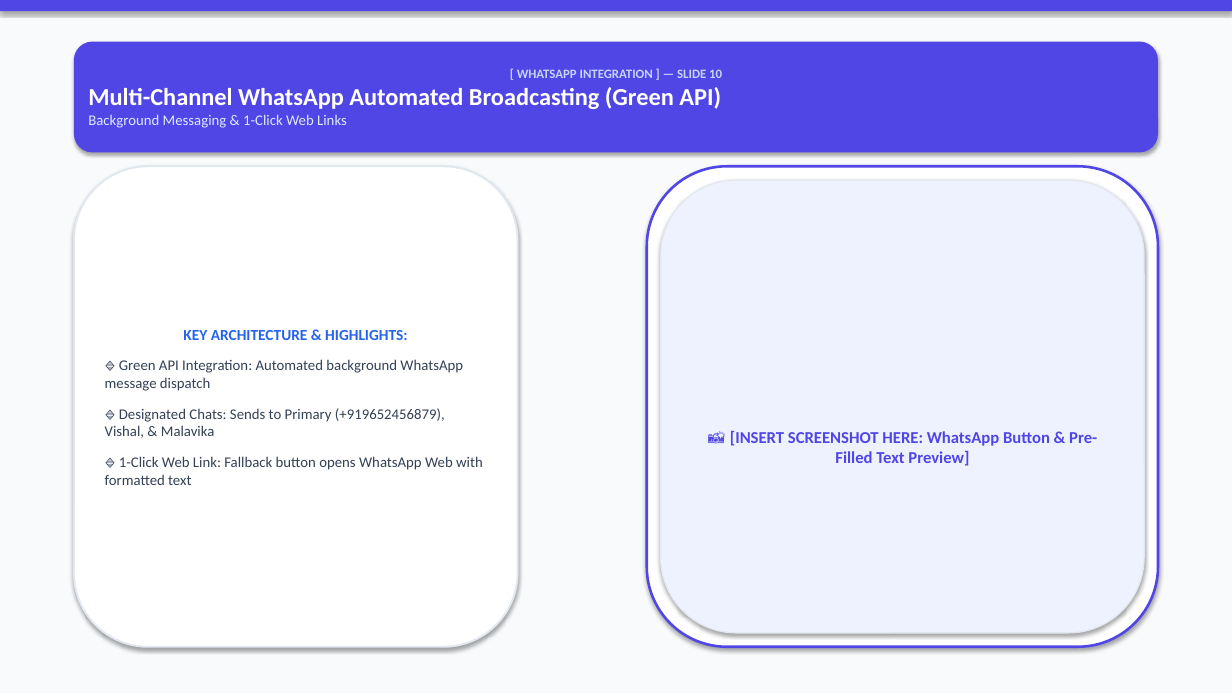
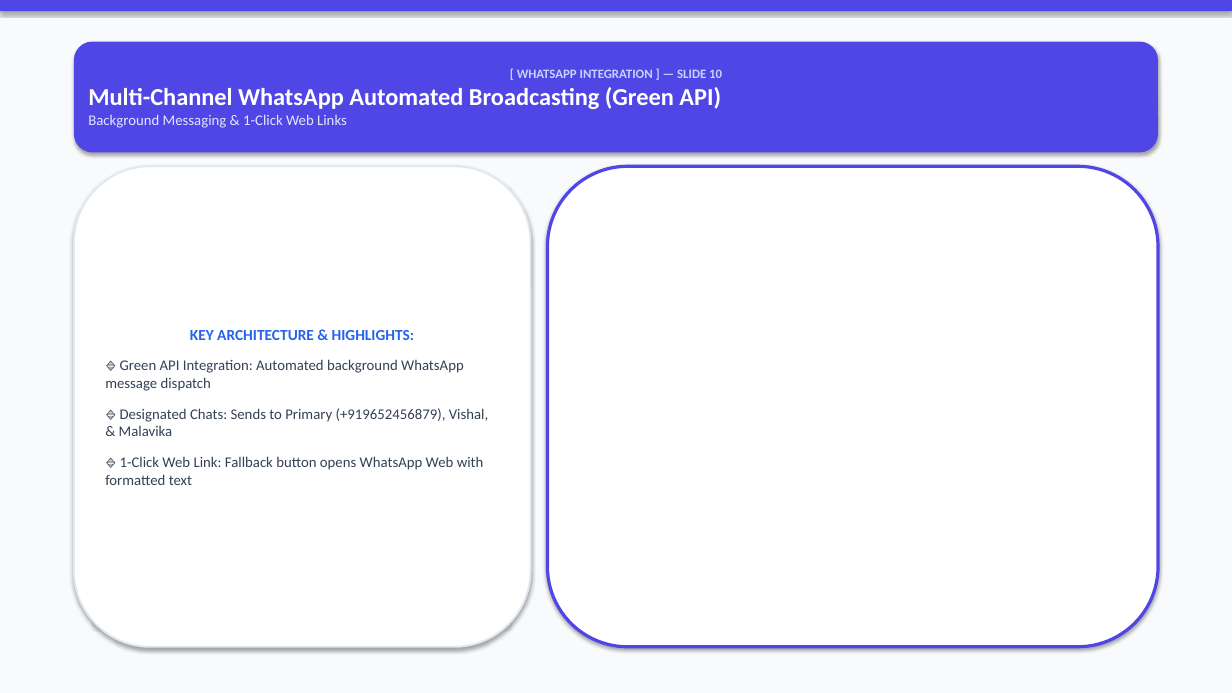
Before and after one commit to VishalMishraCSE/meeting-room-booking-system, a slide deck: slide 10 of document/PRESENTATION_DECK_SLIDES.pptx. Drawn at 1232x693 pixels with LibreOffice and Linux fonts; fonts in the diff are those of the drawing. Boxes give left, top, right and bottom in pixels: in the first picture for what was removed or moved away, otherwise in the second. Text is boxed around its words. In the diff, an @@ line names an element or a change of style, - is before the commit and + after.

```diff
--- a/document/PRESENTATION_DECK_SLIDES.pptx
+++ b/document/PRESENTATION_DECK_SLIDES.pptx
@@ rounded rectangle "KEY ARCHITECTURE & HIGHLIGHTS:": place and size @@
-rounded rectangle "KEY ARCHITECTURE & HIGHLIGHTS:" at (74, 166, 518, 647)
+rounded rectangle "KEY ARCHITECTURE & HIGHLIGHTS:" at (74, 166, 531, 647)
@@ rounded rectangle: place and size @@
-rounded rectangle at (647, 166, 1158, 647)
+rounded rectangle at (547, 166, 1158, 647)
@@ rounded rectangle at (547, 166, 1158, 647): outline #4F46E5 2 pt to #4F46E5 2.5 pt @@
@@ rounded rectangle removed at (661, 180, 1144, 633) @@
-📸 [INSERT SCREENSHOT HERE: WhatsApp Button & Pre-Filled Text Preview]
```
Also in this commit, not shown: 16 other slides changed, 53 other files.
